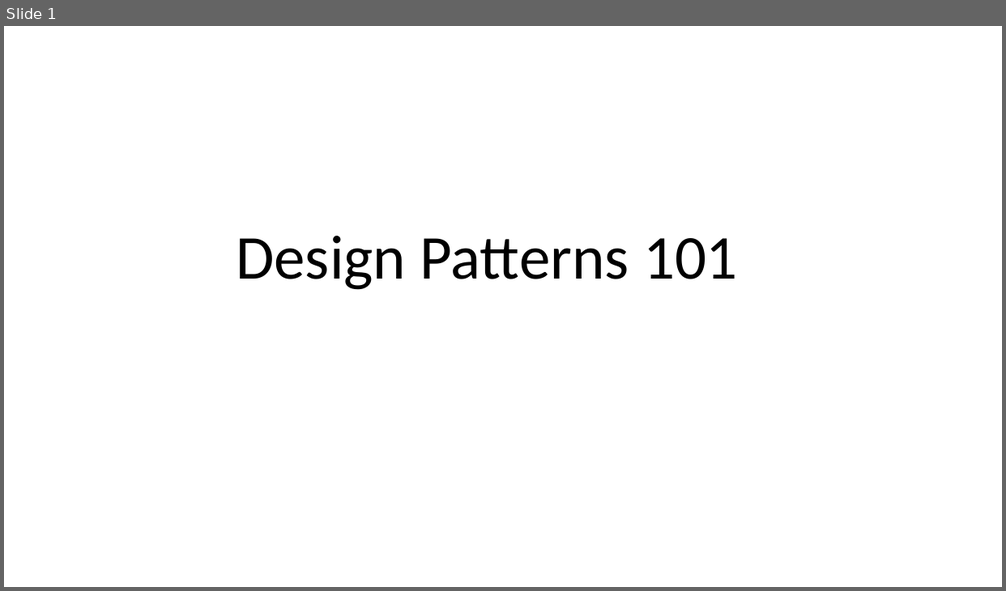
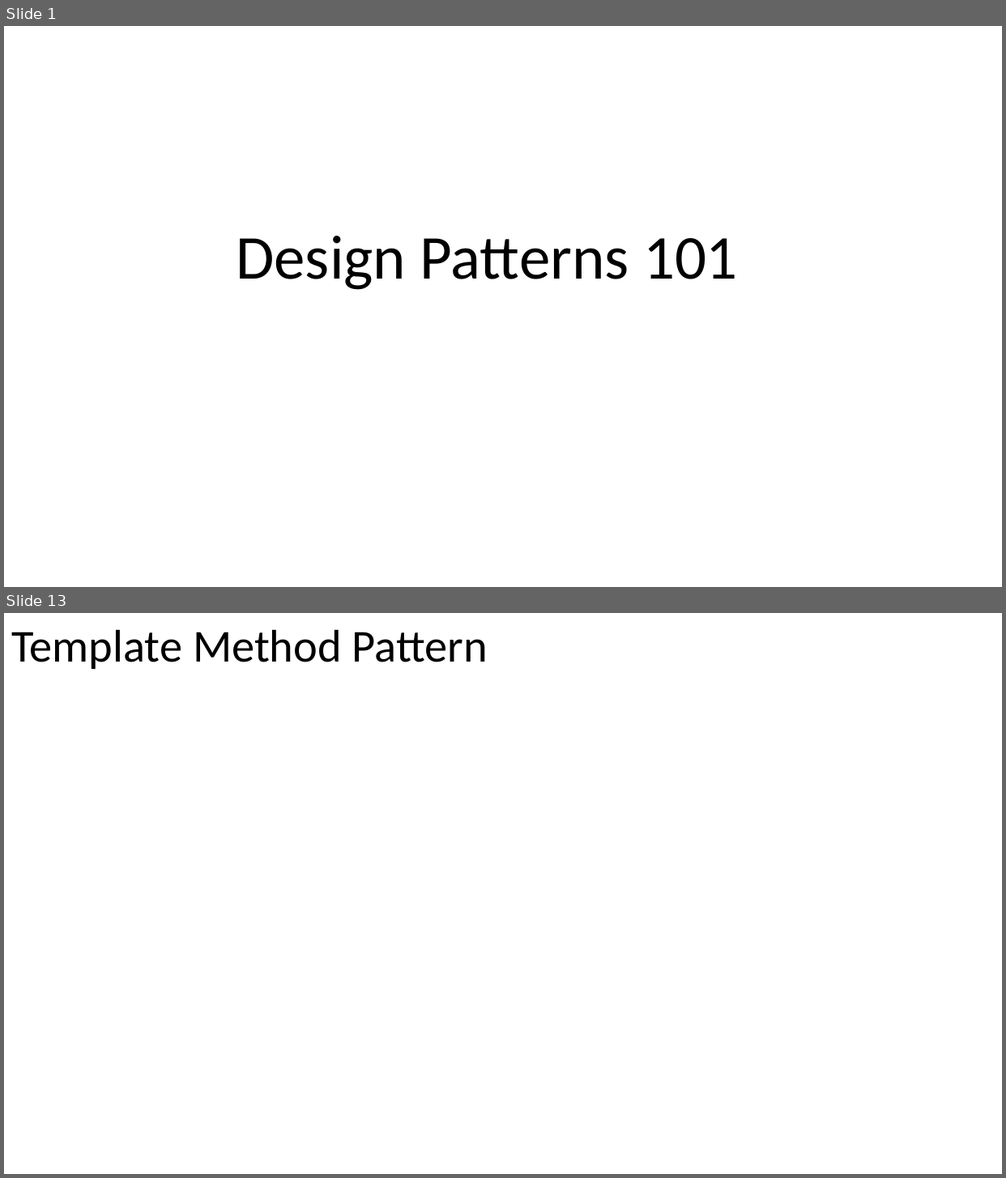
Before and after one commit to PlumpMath/DesignPatterns101, a slide deck: DesignPatterns101.pptx. Shown one above the other, each under a label of ours: slide 1 before the commit, slides 1 and 13 after it; the slides between them are not shown. The pictures are 1006x591 and 1006x1178 pixels, drawn with LibreOffice and Linux fonts; fonts in the diff are those of the drawing. Boxes give left, top, right and bottom in pixels: in the first picture for what was removed or moved away, otherwise in the second. Text is boxed around its words. In the diff, an @@ line names an element or a change of style, - is before the commit and + after.

```diff
--- a/DesignPatterns101.pptx
+++ b/DesignPatterns101.pptx
@@ slide 13 added at (x1=4, y1=613, x2=1002, y2=1174), background #FFFFFF @@
@@ text added at (x1=11, y1=629, x2=488, y2=669), 44 pt, text #000000 @@
+Template Method Pattern
```
Also in this commit, not shown: 1 slide changed, 14 other slides added.
